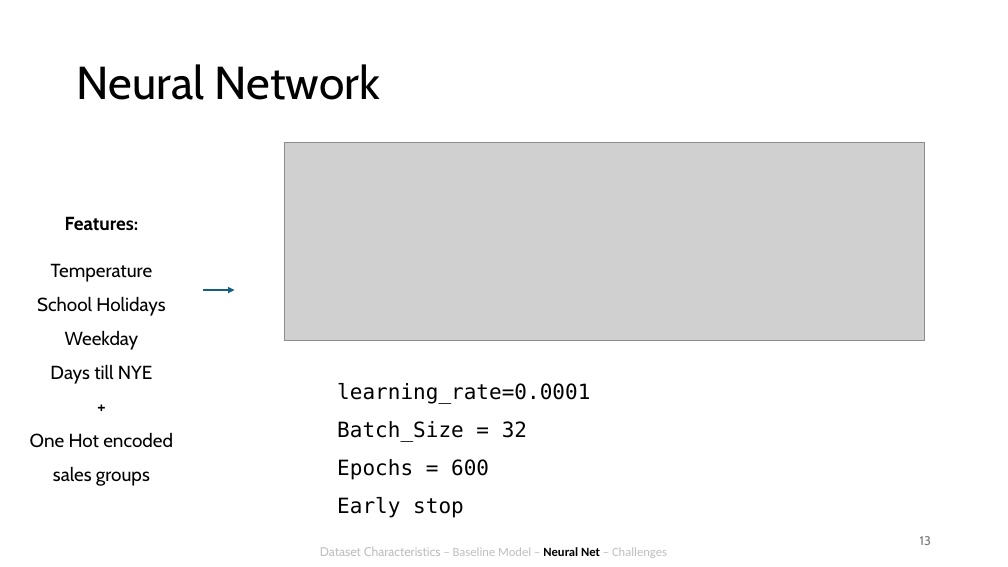
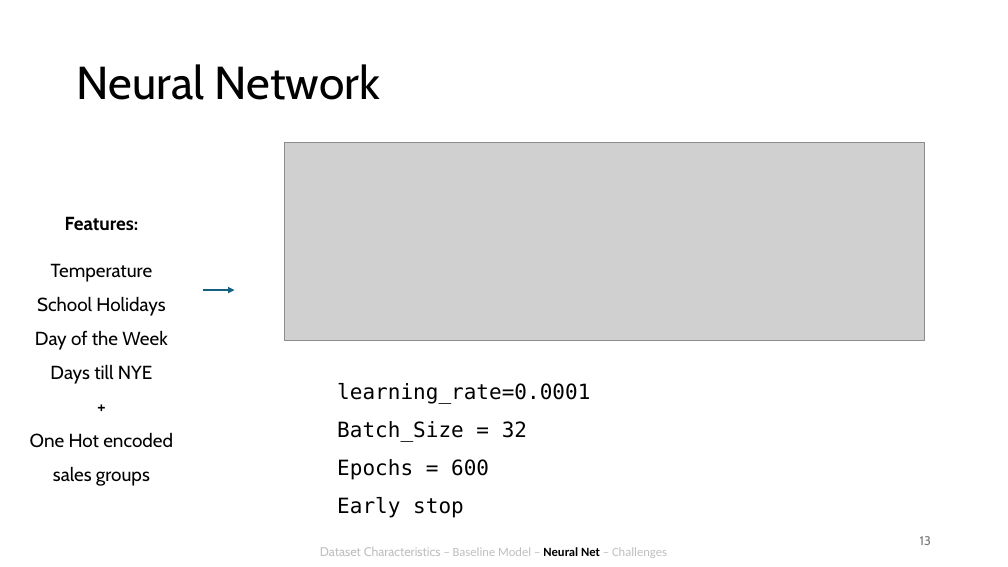
Before and after one commit to antonroefer/bakery-sales-prediction-group-3, a slide deck: slide 13 of 4_Presentation/Group 3.pptx. Drawn at 1008x567 pixels with LibreOffice and Linux fonts; fonts in the diff are those of the drawing; grey boxes stand for pictures. Boxes give left, top, right and bottom in pixels: in the first picture for what was removed or moved away, otherwise in the second. Text is boxed around its words. In the diff, an @@ line names an element or a change of style, - is before the commit and + after.

Commit message:
final draft

```diff
--- a/4_Presentation/Group 3.pptx
+++ b/4_Presentation/Group 3.pptx
@@ text at (35, 330, 167, 350): text changed @@
-Weekday
+Day of the Week
```
Also in this commit, not shown: 1 other slide changed.
